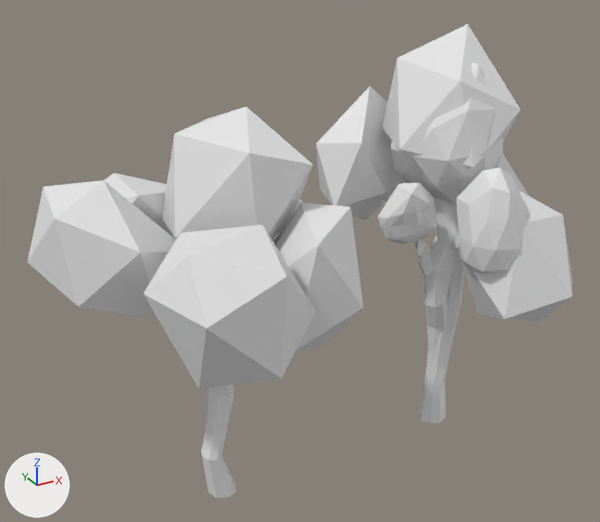
Renders of the FBX model Scummy/Assets/FromBlender/tree3.fbx from each side of a commit.
Camera for both pictures: a 50 mm lens placed at (-34.3, -41.6, 34.9), pointed at (-11.1, 0.6, 13.8). Every picture has the same lights, and +X, +Y and +Z are marked at lower left.

Objects in the first picture: 'tree 2', 'tree 2.001', 'tree 3'.
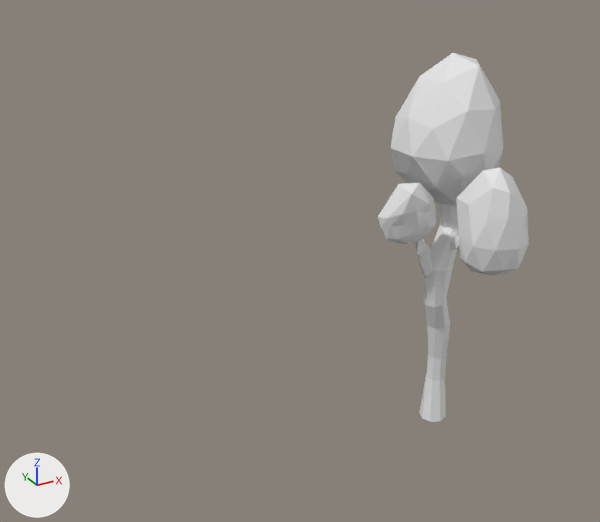
Where the change shows, as pixel boxes [x1, y1, x2, y2] in the pictures (600 x 522 px):
'tree 3', deleted: before [27, 107, 363, 498]
'tree 2', deleted: before [316, 24, 573, 423]

The change, as a diff of the scene's bpy script:
```diff
--- a/Scummy/Assets/FromBlender/tree3.fbx.py
+++ b/Scummy/Assets/FromBlender/tree3.fbx.py
@@ ob_tree_2 @@
-ob_tree_2 = bpy.data.objects.new('tree 2', me_cylinder_001)
-ob_tree_2.location = (0.0, 0.0, 0.0)
@@ ob_tree_3 @@
-ob_tree_3 = bpy.data.objects.new('tree 3', me_cylinder_002)
-ob_tree_3.location = (-16.81, 0.0, 0.0)
```
